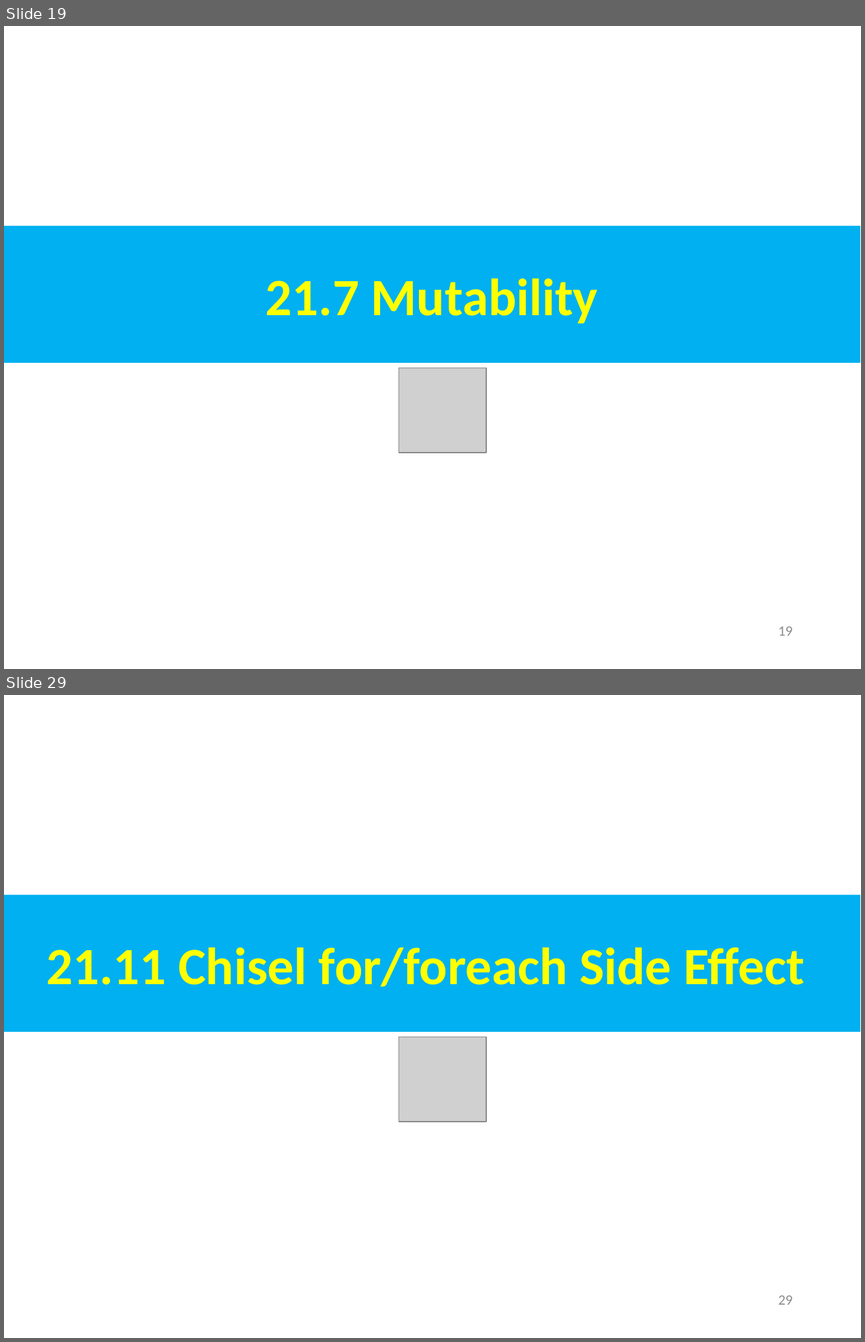
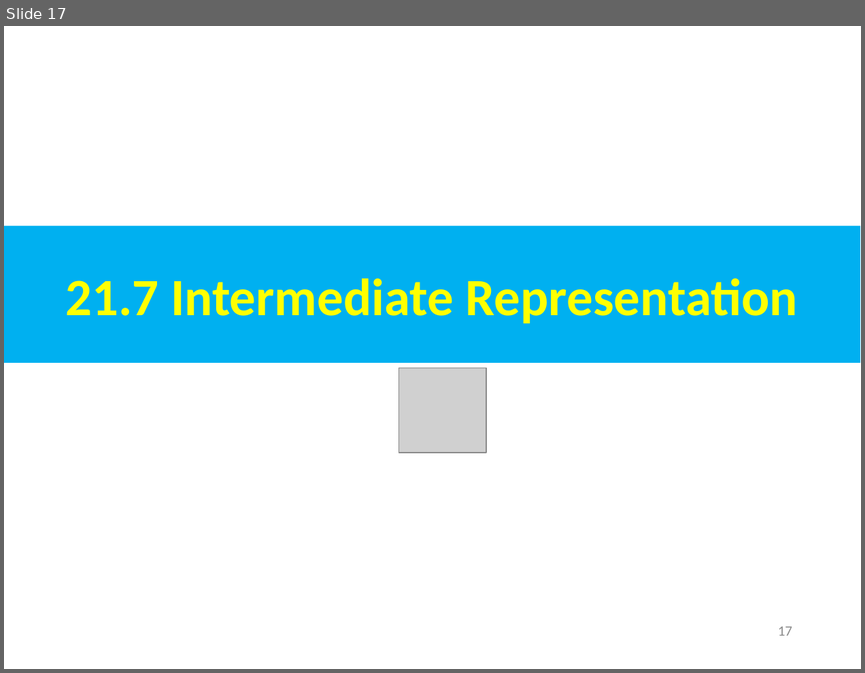
Before and after one commit to peterhchen/AIU_CS800_Chisel, a slide deck: 500_UCSC_HWD/021_FIRRTL/000_Video/021.FIRRTL.ppt. Shown one above the other, each under a label of ours: slides 19 and 29 before the commit, slide 17 after it; the slides between them are not shown. The pictures are 865x1342 and 865x673 pixels, drawn with LibreOffice and Linux fonts; fonts in the diff are those of the drawing; grey boxes stand for pictures. Boxes give left, top, right and bottom in pixels: in the first picture for what was removed or moved away, otherwise in the second. Text is boxed around its words. In the diff, an @@ line names an element or a change of style, - is before the commit and + after.

```diff
--- a/500_UCSC_HWD/021_FIRRTL/000_Video/021.FIRRTL.ppt
+++ b/500_UCSC_HWD/021_FIRRTL/000_Video/021.FIRRTL.ppt
@@ slide 29 removed at box(4, 695, 861, 1338), background #FFFFFF @@
@@ rectangle removed at box(4, 895, 860, 1032) @@
-21.11 Chisel for/foreach Side Effect
@@ picture removed at box(399, 1037, 486, 1121) @@
@@ page number removed at box(778, 1295, 792, 1304) @@
-29
@@ what was slide 19 is now slide 17 @@
@@ slide 17 changed as well @@
@@ text in rectangle at box(65, 278, 798, 323): text changed @@
-21.7 Mutability
+21.7 Intermediate Representation
@@ page number at box(778, 626, 792, 635): text changed @@
-19
+17
```
Also in this commit, not shown: 6 other slides changed, 10 slides added, 39 other slides removed.
